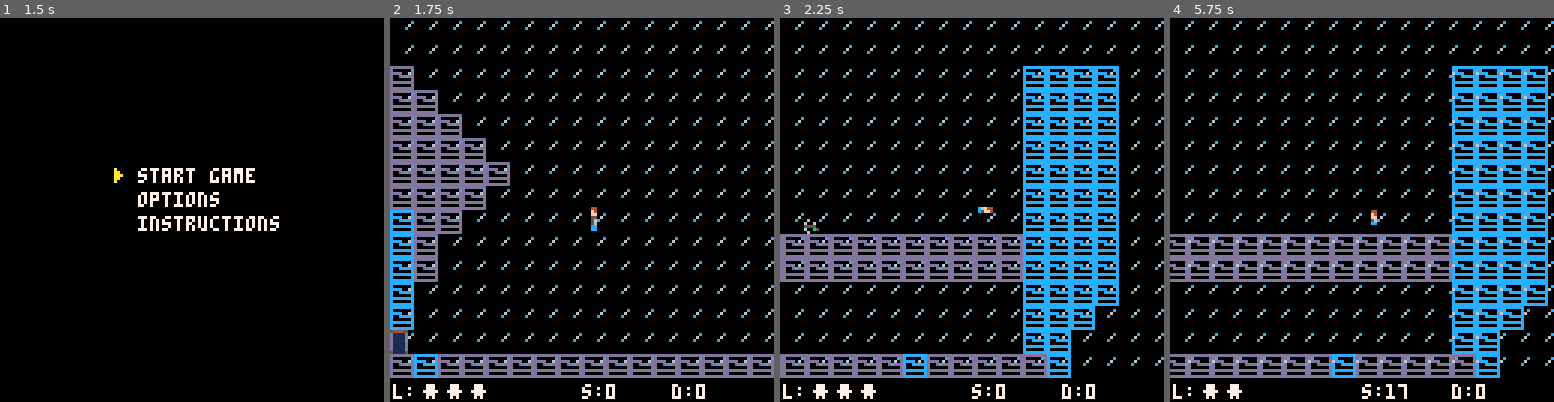
Above: before the commit, frames 1-4 (left to right).
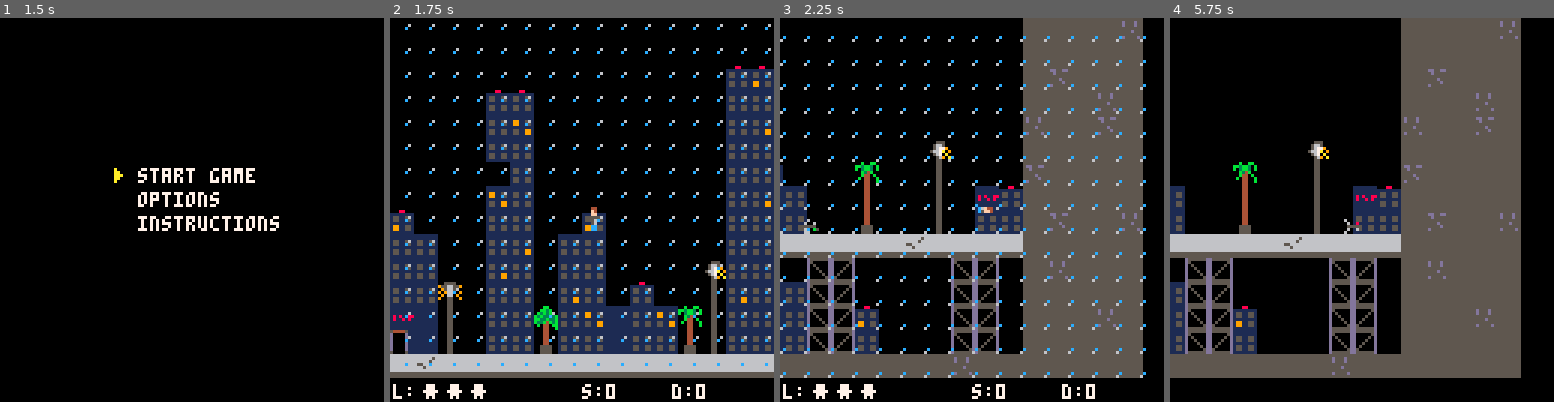
Above: after the commit, the same moments.

Repository: jflores82/data-filch
Game: PICO-8 cartridge df_01.p8
Two runs of this game, one before a commit and one after it. Both use one fixed random seed, a clock stepped at 60 frames per second and the inputs below.
Inputs:
- Up to frame 1 (1.5 s): tap X (X key) at 0.33, 1.07 s; tap O (Z key) at 0.7 s
- Up to frame 2 (1.75 s): hold Right from 1.6 s (still down); tap O (Z key) at 1.7 s
- Up to frame 3 (2.25 s): tap X (X key) at 1.85 s; release Right at 2.1 s; tap O (Z key) at 2.1 s; hold Up from 2.15 s (still down)
- Up to frame 4 (5.75 s): release Up at 2.42 s; hold Right 2.47-3.03 s; tap O (Z key) every 0.4 s from 2.5 to 5.7 s; tap X (X key) at 2.97, 4.08, 5.2 s; hold Left 3.08-3.58 s; hold Down 3.63-3.97 s; hold Right 4.02-4.68 s; hold Up 4.73-5.03 s; hold Left 5.08-5.68 s; hold Down from 5.73 s (still down)

Frame 1 is identical in both runs. In frame 2, 41% of the frame differs, in the area x 0-100%, y 0-94%; in frame 3, 50%; in frame 4, 52%, in the area x 0-100%, y 0-100%.

Commit message:
feat: background side tiles
feature: added the proper background tiles for the side-scroll portion.

Diff:
--- a/df_01.p8
+++ b/df_01.p8
@@ -461,7 +461,7 @@
 
 function side_rain_draw()
 	player_side.rain += 1
-	if(player_side.rain >= 15) then player_side.rain = 0 end
+	if(player_side.rain >= 10) then player_side.rain = 0 end
 
 	local flip = false
 
@@ -1447,24 +1447,24 @@
 
 
 __gff__
-0000000000000000000000000000000000000000000000000000000000000000000000000000000000000000000000000000000000000000000000000000000001010101020200000000000000000000000000000000000000000000000000000101000000000000000000000000000000000000000000000000000000000000
+0000000000000000000000000000000000000000000000000000000000000000000000000000000000000000000000000000000000000000000000000000000001010101020200000000000000000000000000000000000000000000000000000101000000000000000000000000000000010000000000000000000000000000
 0000000000000000000000000000000000000000000000000000000000000000000000000000000000000000000000000000000000000000000000000000000000000000000000000000000000000000000000000000000000000000000000000000000000000000000000000000000000000000000000000000000000000000
 __map__
-0000000000000000000000000000000000000000000000000000000000000000000000000000000000000000000000000000000000000000000000000000000000000000000000000000000000000000000000000000000000000000000000000000000000000000000000000000000000000000000000000000000000000000
-00000000000000000000000000000000000000000000000000000000000000000000000000000000000000000000000000000000000000000000000000000000000000000000000000000000000000000000000000000000000000000000000000000000000000000000000000000000000000000000000000000000000000ff
-40000000000000000000000000000000000000000000000000000000000000000000000000000000000000000000000000000000000000000000000000000000000041414141000000000000000000000000000000000000000000000000000000000000000000000000000000000000000000000000000000000000000000ff
-40400000000000000000000000000000000000000000000000000000000000000000000000000000000000000000000000000000000000000000000000000000000041414141000000000000000000000000000000000000000000000000000000000000000000000000000000000000000000000000000000000000000000ff
-40404000000000000000000000000000000000000000000000000000000000000000000000000000000000000000000000000000000000000000000000000000000041414141000000000000000000000000000000000000000000000000000000000000000000000000000000000000000000000000000000000000000000ff
-40404040000000000000000000000000000000000000000000000000000000000000000000000000000000000000000000000000000000000000000000000000000041414141000000000000000000000000000000000000000000000000000000000000000000000000000000000000000000000000000000000000000000ff
-40404040400000000000000000000000000000000000000000000000000000000000000000000000000000000000000000000000000000000000000000000000000041414141000000000000000000000000000000000000000000000000000000000000000000000000000000000000000000000000000000000000000000ff
-40404040000000000000000000000000000000000000000000000000000000000000000000000000000000000000000000000000000000000000000000000000000041414141000000000000000000000000000000000000000000000000000000000000000000000000000000000000000000000000000000000000000000ff
-41404000000000000000000000000000000000000000000000000000000000000000000000000000000000000000000000000000000000000000000000000000000041414141000000000000000000000000000000000000000000000000000000000000000000000000000000000000000000000000000000000000000000ff
-4140000000000000000000007f7f7f7f7f0000000000000000404140404040404040404040404040404040404040404040404040404040404040404040404040404041414141000000000000000000000000000000000000000000000000000000000000000000000000000000000000000000000000000000000000000000ff
-414000000000000000000000000000ff000000000000000040414141404040404040404040404040404040404040404040404040404040404040404040404040404041414141000000000000000000000000000000000000000000000000000000000000000000000000000000000000000000000000000000000000000000ff
-410000000000000000000000000000ff0000000000000040410000007f0000000000000000000000000000000000000000000000000000000000000000000000000041414141000000000000000000000000000000000000000000000000000000000000000000000000000000000000000000000000000000000000000000ff
-4100000000007f7f7f0000000000ff7f0000000000004041000000007f7f7f000000000000000000000000000000000000000000000000000000000000000000000041414100000000000000000000000000000000000000000000000000000000000000000000000000000000000000000000000000000000000000000000ff
-5000000000007f7f7f7f000000007f7f00000000004041000000000000007f000000000000000000000000000000000000000000000000000000000000000000000041410000000000000000000000000000000000000000000000000000000000000000000000000000000000000000000000000000000000000000000000ff
-4041404040404040404040404040404041404040404040404040404040404041404040404040404040404040404041404040404040404040404040404041404040404041ffffffffffffffffffffffffffffffffffffffffffffffffffffffffffffffffffffffffffffffffffffffffffffffffffffffffffffffffffffffff
+0000000000000000000000000000000000000000000000000000000000000000000000000000000000000000000000000000000000000000000000000000000000007070707072000000000000000000000000000000000000000000000000000000000000000000000000000000000000000000000000000000000000000000
+00000000000000000000000000000000000000000000000000000000000000000000000000000000000000000000000000000000000000000000000000000000000070707070700000000000000000000000000000000000000000000000000000000000000000000000000000000000000000000000000000000000000000ff
+61610000000000000000000000006567676565000000000000000000000000000000000000000000000000000000000000000000000000000000000000000000000070717070700000000000000000000000000000000000000000000000000000000000000000000000000000000000000000000000000000000000000000ff
+61610000656500000000000000006363636363610000000000000000000067656500000000000000000000000000000000000000000000000000000000000000000070707072700000000000000000000000000000000000000000000000000000000000000000000000000000000000000000000000000000000000000000ff
+61616100636600000000000000006364636363000000000000000000000063666300000000000000004c0000000000000000004c000000000000000000000000000072707071700000000000000000000000000000000000000000000000000000000000000000000000000000000000000000000000000000000000000000ff
+61616161636300000000000000006363636363000000000000004c000000636363004b0000000000004a0000000000000000004a000000000000000000004b00000070707070700000000000000000000000000000000000000000000000000000000000000000000000000000000000000000000000000000000000000000ff
+61616161616300000000000000006363636463000000006500004a000000636363004a0000000000004a00006700007a0000004a790000650000007b00004a00000071707070700000000000000000000000000000000000000000000000000000000000000000000000000000000000000000000000000000000000000000ff
+61616161666300000000000000006364636363610064666300004a007900636363004a7b00636463634a0063636300780000004a780063636300007800004a00686570707070700000000000000000000000000000000000000000000000000000000000000000000000000000000000000000000000000000000000000000ff
+67616100636300006700000000006363636364610063636300004a007777636463004a7700636363644a0066636400770000004a770064636300007700004a00636370717070720000000000000000000000000000000000000000000000000000000000000000000000000000000000000000000000000000000000000000ff
+6363000063640063630000007f7f6363636363000063636300404140404140404040404040404041404040404041404040404040404040404040404040414040404070707070700000000000000000000000000000000000000000000000000000000000000000000000000000000000000000000000000000000000000000ff
+636300006463006363000000004b6363646363000064636340617374616161616161616173746161617374616161747374616161616161616173746161616173746170727070700000000000000000000000000000000000000000000000000000000000000000000000000000000000000000000000000000000000000000ff
+63634c006363006463006500004a64636363637a00636340740073747f0063636300656773746363637374636363747374670000670063636373740000000073746170707070700000000000000000000000000000000000000000000000000000000000000000000000000000000000000000000000000000000000000000ff
+68624a0063637a63666263667b4a6363636363780063407374007374647f64636300636373746366637374646363747374636363630063666373746700000073746170707072700000000000000000000000000000000000000000000000000000000000000000000000000000000000000000000000000000000000000000ff
+50624a006363776363626363774a6363636463770040417374637374630063636300636373746363637374636363747374636366630063636373746300000073746170707070700000000000000000000000000000000000000000000000000000000000000000000000000000000000000000000000000000000000000000ff
+4041404040404040404040404040404041404040407072707070707070707070727070707070707070707072707070707070707070707270707070707070707270707070707070ffffffffffffffffffffffffffffffffffffffffffffffffffffffffffffffffffffffffffffffffffffffffffffffffffffffffffffffffff
 ffffffffffffffffffffffffffffffffffffffffffffffffffffffffffffffffffffffffffffffffffffffffffffffffffffffffffffffffffffffffffffffffffffff00000000000000000000000000000000000000000000000000000000000000000000000000000000000000000000000000000000000000000000000000
 6060606060606060606060606060606000000000000000000000000000000000000000000000000000000000000000000000000000000000000000000000000000000000000000000000000000000000000000000000000000000000000000000000000000000000000000000000000000000000000000000000000000000000
 60ffffffffffffffffffffffffffff6000000000000000000000000000000000000000000000000000000000000000000000000000000000000000000000000000000000000000000000000000000000000000000000000000000000000000000000000000000000000000000000000000000000000000000000000000000000
Not shown, changed: 32 lines of the sprite sheet (__gfx__) section of df_01.p8
